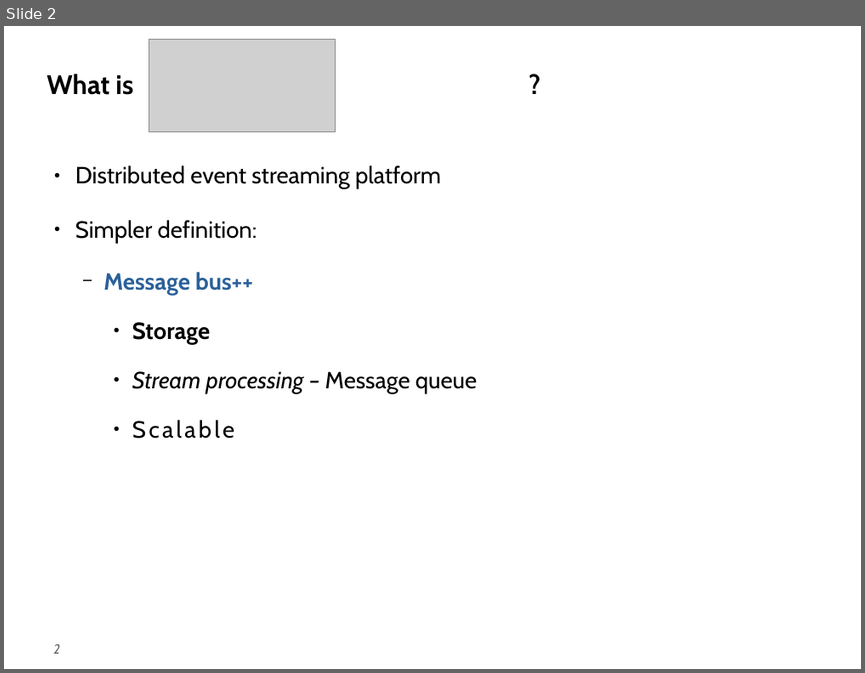
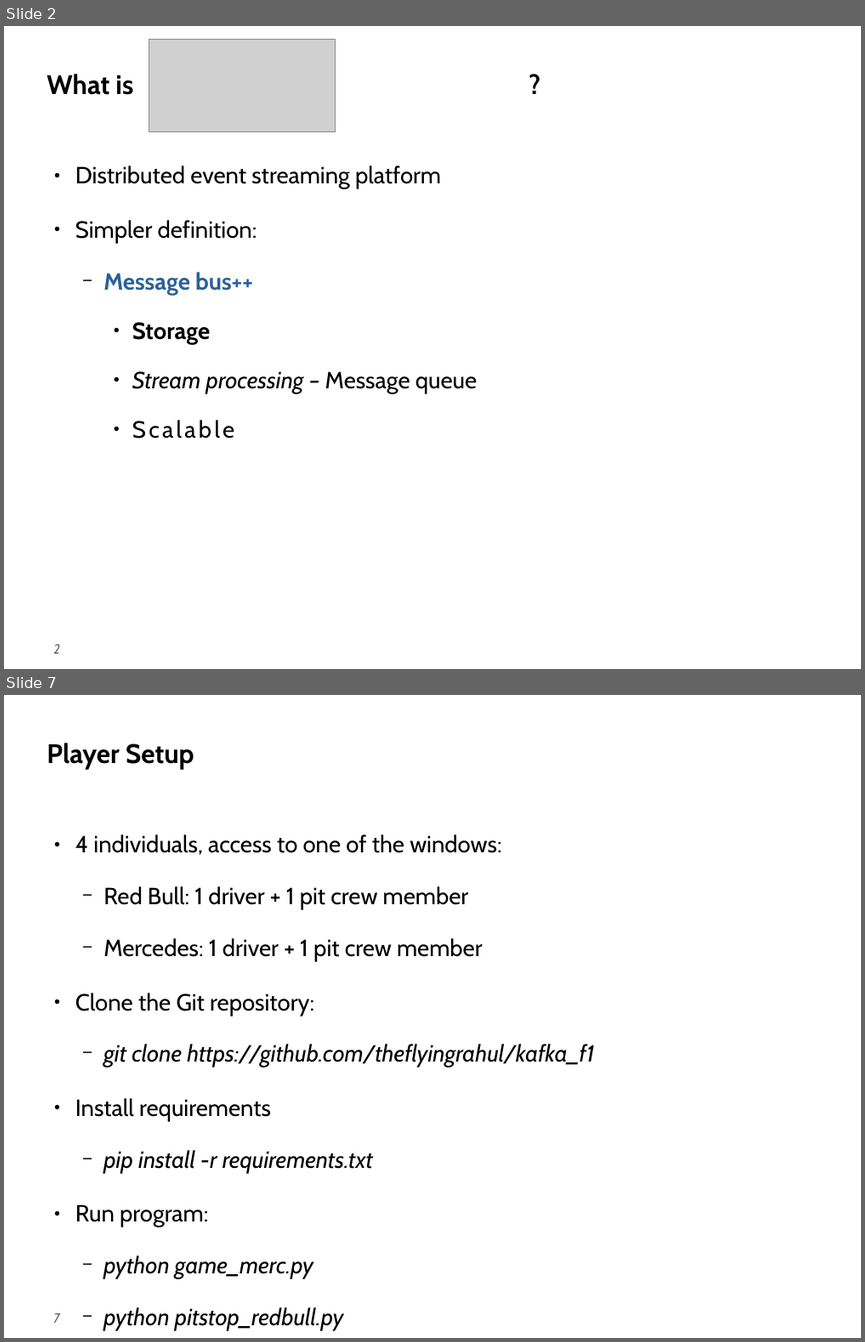
Before and after one commit to theflyingrahul/kafka_f1, a slide deck: Slides.odp. Shown one above the other, each under a label of ours: slide 2 before the commit, slides 2 and 7 after it; the slides between them are not shown. The pictures are 865x673 and 865x1342 pixels, drawn with LibreOffice and Linux fonts; fonts in the diff are those of the drawing; grey boxes stand for pictures. Boxes give left, top, right and bottom in pixels: in the first picture for what was removed or moved away, otherwise in the second. Text is boxed around its words. In the diff, an @@ line names an element or a change of style, - is before the commit and + after.

Commit message:
Fix slides, add requirements

```diff
--- a/Slides.odp
+++ b/Slides.odp
@@ slide 7 added at [4, 695, 861, 1338], background #FFFFFF; not listed: 1 template element that a slide beside it also shows @@
@@ title added at [46, 743, 194, 769], 32 pt, text #000000, bold @@
+Player Setup
@@ text added at [75, 834, 594, 1278], 28 pt, text #000000 @@
+● 4 individuals, access to one of the windows:
+  − Red Bull: 1 driver + 1 pit crew member
+  − Mercedes: 1 driver + 1 pit crew member
+● Clone the Git repository:
+  − git clone https://github.com/theflyingrahul/kafka_f1
+● Install requirements
+  − pip install -r requirements.txt
+● Run program:
+  − python game_merc.py
+  − python pitstop_redbull.py
```
Also in this commit, not shown: 9 other slides added, 2 other files.
